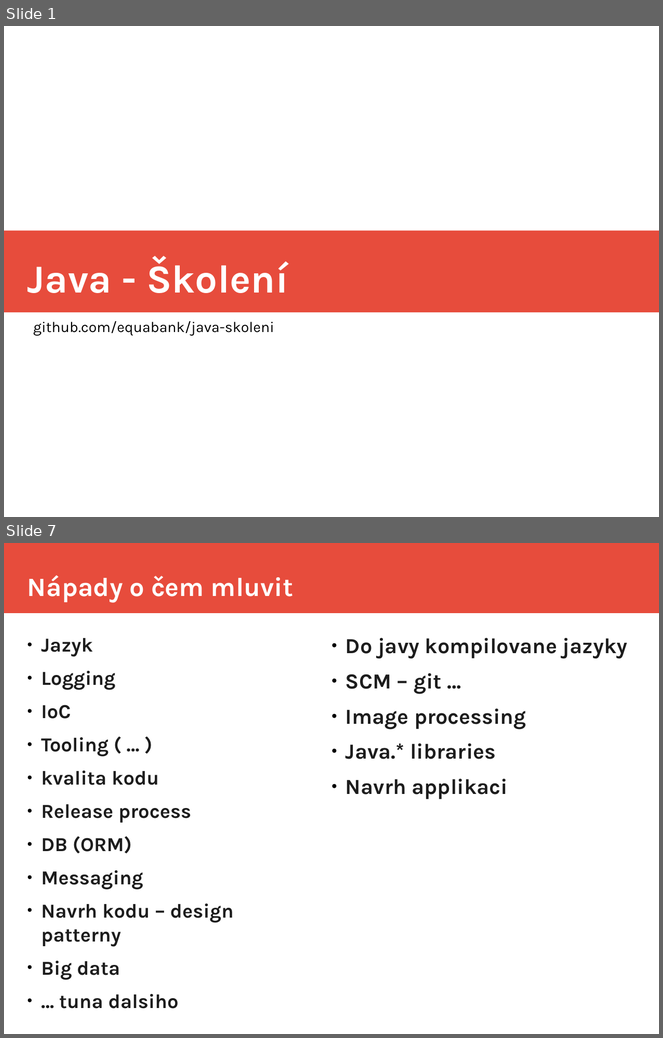
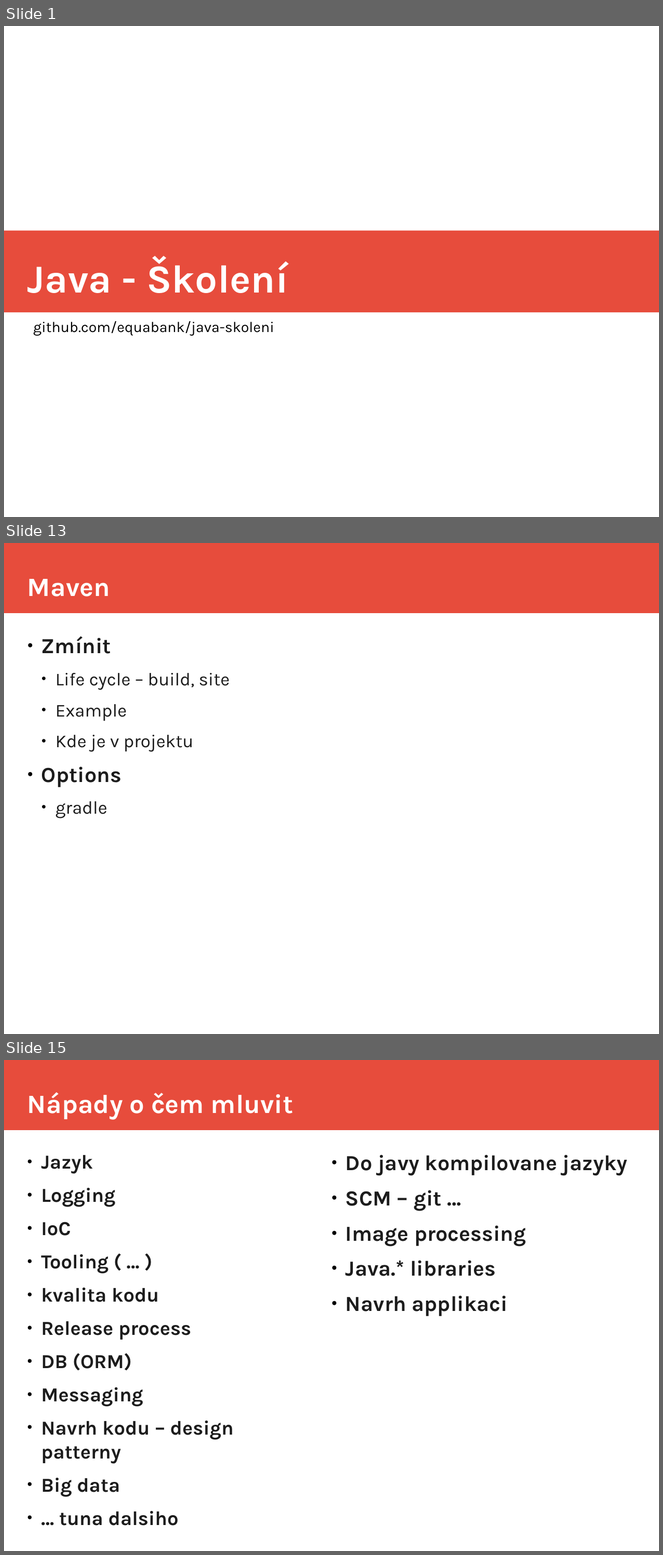
Before and after one commit to equabank/java-skoleni, a slide deck: v2/doc/prez.odp. Shown one above the other, each under a label of ours: slides 1 and 7 before the commit, slides 1, 13 and 15 after it; the slides between them are not shown. The pictures are 663x1038 and 663x1555 pixels, drawn with LibreOffice and Linux fonts; fonts in the diff are those of the drawing. Boxes give left, top, right and bottom in pixels: in the first picture for what was removed or moved away, otherwise in the second. Text is boxed around its words. In the diff, an @@ line names an element or a change of style, - is before the commit and + after.

```diff
--- a/v2/doc/prez.odp
+++ b/v2/doc/prez.odp
@@ slide 13 added at <box>4,543,659,1034</box>, background #FFFFFF; not listed: 1 template element that a slide beside it also shows @@
@@ title added at <box>27,579,110,597</box>, 32 pt, text #FFFFFF, bold @@
+Maven
@@ text added at <box>41,636,230,819</box>, 22 pt, text #1C1C1C @@
+● Zmínit
+  ● Life cycle – build, site
+  ● Example
+  ● Kde je v projektu
+● Options
+  ● gradle
@@ what was slide 7 is now slide 15 @@
```
Also in this commit, not shown: 4 slides changed, 9 other slides added, 2 slides removed, 1 other file.
